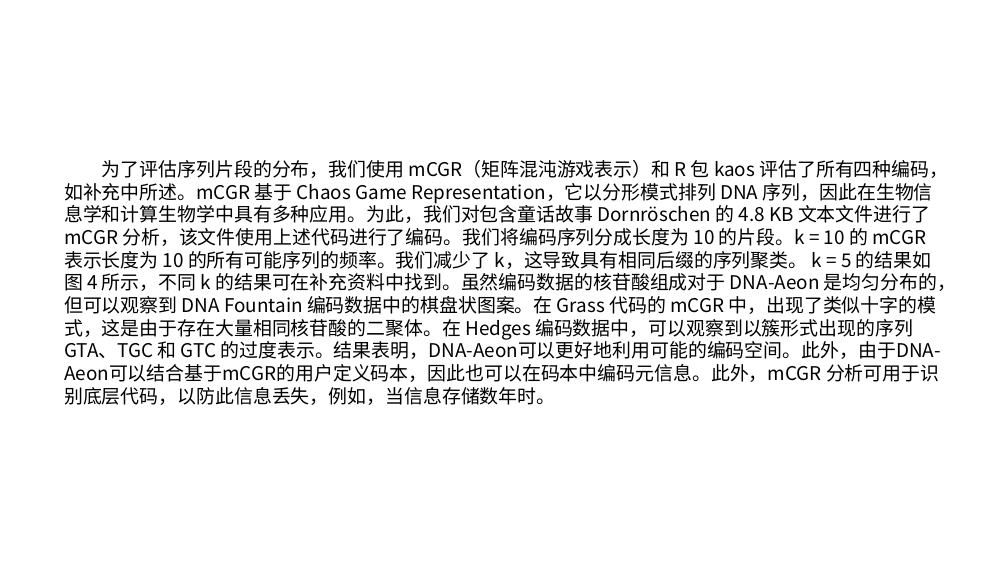
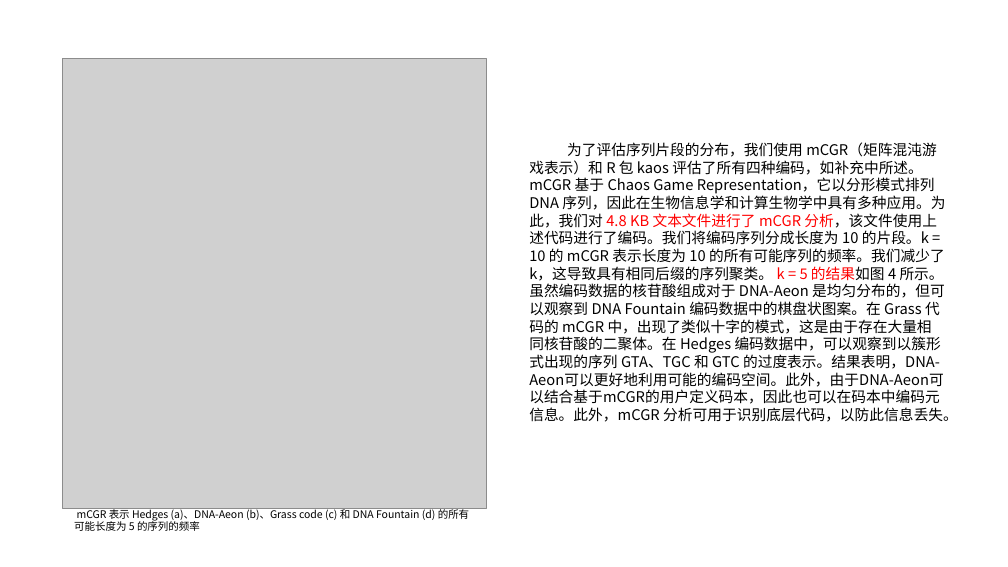
Before and after one commit to Dengminggg/DNA-Storage, a slide deck: slide 9 of DNA-Aeon/DNA-Aeon 为 DNA 存储中的约束遵守和纠错提供灵活的算术编码.pptx (slide 8 before the commit). Drawn at 1008x567 pixels with LibreOffice and Linux fonts; fonts in the diff are those of the drawing; grey boxes stand for pictures. Boxes give left, top, right and bottom in pixels: in the first picture for what was removed or moved away, otherwise in the second. Text is boxed around its words. In the diff, an @@ line names an element or a change of style, - is before the commit and + after.

```diff
--- a/DNA-Aeon/DNA-Aeon 为 DNA 存储中的约束遵守和纠错提供灵活的算术编码.pptx
+++ b/DNA-Aeon/DNA-Aeon 为 DNA 存储中的约束遵守和纠错提供灵活的算术编码.pptx
@@ picture added at [63,58,486,509] @@
@@ text at [529,142,958,422]: text changed; size 18 to 14 pt @@
-为了评估序列片段的分布，我们使用 mCGR（矩阵混沌游戏表示）和 R 包 kaos 评估了所有四种编码，如补充中所述。mCGR 基于 Chaos Game Representation，它以分形模式排列 DNA 序列，因此在生物信息学和计算生物学中具有多种应用。为此，我们对包含童话故事 Dornröschen 的 4.8 KB 文本文件进行了 mCGR 分析，该文件使用上述代码进行了编码。我们将编码序列分成长度为 10 的片段。k = 10 的 mCGR 表示长度为 10 的所有可能序列的频率。我们减少了 k，这导致具有相同后缀的序列聚类。 k = 5 的结果如图 4 所示，不同 k 的结果可在补充资料中找到。虽然编码数据的核苷酸组成对于 DNA-Aeon 是均匀分布的，但可以观察到 DNA Fountain 编码数据中的棋盘状图案。在 Grass 代码的 mCGR 中，出现了类似十字的模式，这是由于存在大量相同核苷酸的二聚体。在 Hedges 编码数据中，可以观察到以簇形式出现的序列 GTA、TGC 和 GTC 的过度表示。结果表明，DNA-Aeon可以更好地利用可能的编码空间。此外，由于DNA-Aeon可以结合基于mCGR的用户定义码本，因此也可以在码本中编码元信息。此外，mCGR 分析可用于识别底层代码，以防此信息丢失，例如，当信息存储数年时。
+为了评估序列片段的分布，我们使用 mCGR（矩阵混沌游戏表示）和 R 包 kaos 评估了所有四种编码，如补充中所述。mCGR 基于 Chaos Game Representation，它以分形模式排列 DNA 序列，因此在生物信息学和计算生物学中具有多种应用。为此，我们对 4.8 KB 文本文件进行了 mCGR 分析，该文件使用上述代码进行了编码。我们将编码序列分成长度为 10 的片段。k = 10 的 mCGR 表示长度为 10 的所有可能序列的频率。我们减少了 k，这导致具有相同后缀的序列聚类。 k = 5 的结果如图 4 所示。虽然编码数据的核苷酸组成对于 DNA-Aeon 是均匀分布的，但可以观察到 DNA Fountain 编码数据中的棋盘状图案。在 Grass 代码的 mCGR 中，出现了类似十字的模式，这是由于存在大量相同核苷酸的二聚体。在 Hedges 编码数据中，可以观察到以簇形式出现的序列 GTA、TGC 和 GTC 的过度表示。结果表明，DNA-Aeon可以更好地利用可能的编码空间。此外，由于DNA-Aeon可以结合基于mCGR的用户定义码本，因此也可以在码本中编码元信息。此外，mCGR 分析可用于识别底层代码，以防此信息丢失。
@@ text added at [74,507,469,531], 10 pt, text #000000 @@
+mCGR 表示 Hedges (a)、DNA-Aeon (b)、Grass code (c) 和 DNA Fountain (d) 的所有可能长度为 5 的序列的频率
```
Also in this commit, not shown: 13 other slides changed, 1 slide added, 1 other file.
